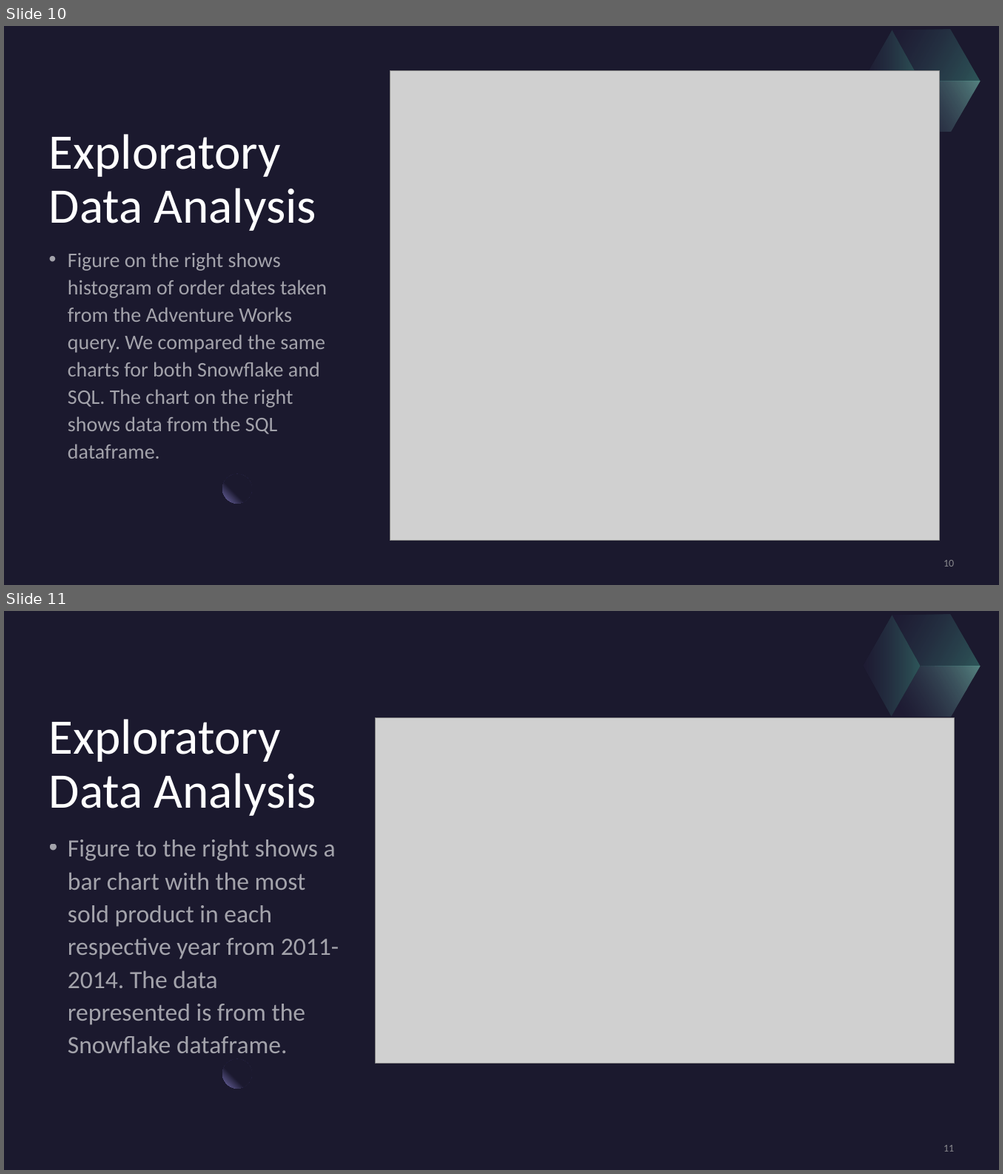
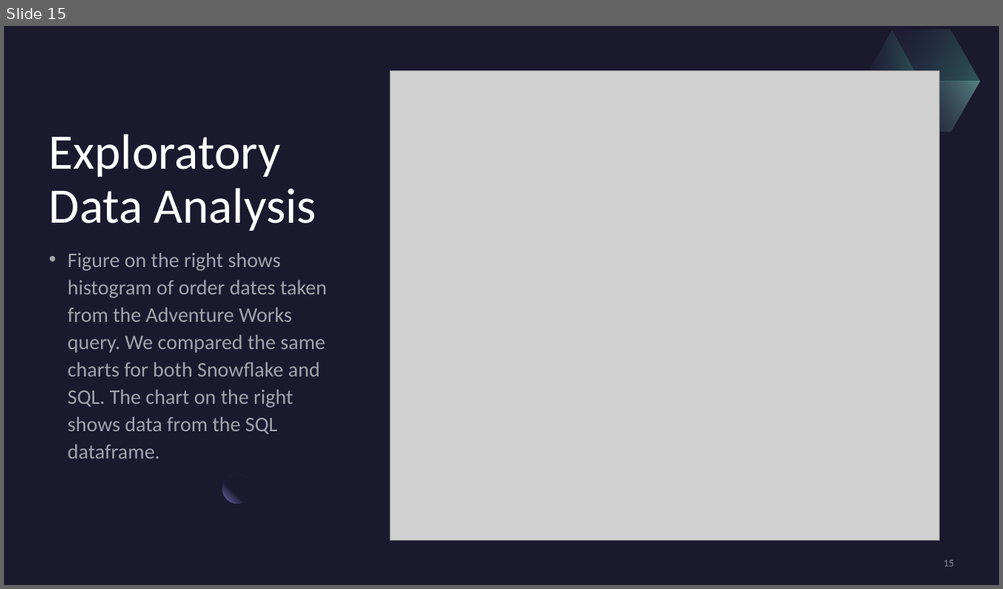
Before and after one commit to rehank1990/Capstone-3, a slide deck: Capstone 3 Datawarehouse Comparisons.pptx. Shown one above the other, each under a label of ours: slides 10 and 11 before the commit, slide 15 after it. The pictures are 1003x1174 and 1003x589 pixels, drawn with LibreOffice and Linux fonts; fonts in the diff are those of the drawing; grey boxes stand for pictures. Boxes give left, top, right and bottom in pixels: in the first picture for what was removed or moved away, otherwise in the second. Text is boxed around its words. In the diff, an @@ line names an element or a change of style, - is before the commit and + after.

```diff
--- a/Capstone 3 Datawarehouse Comparisons.pptx
+++ b/Capstone 3 Datawarehouse Comparisons.pptx
@@ slide 11 removed at (4,611,999,1170), background #1B192E @@
@@ rectangle removed at (4,611,999,1170) @@
@@ freeform shape removed at (848,615,935,717) @@
@@ freeform shape removed at (877,611,995,692) @@
@@ freeform shape removed at (891,641,980,743) @@
@@ title removed at (49,719,316,816) @@
-Exploratory Data Analysis
@@ picture removed at (375,718,954,1063) @@
@@ text removed at (68,840,338,1054) @@
-• Figure to the right shows a bar chart with the most sold product in each respective year from 2011-2014. The data represented is from the Snowflake dataframe.
@@ ellipse removed at (222,1059,252,1088) @@
@@ page number removed at (943,1145,953,1152) @@
-11
@@ what was slide 10 is now slide 15 @@
@@ page number at (943,560,953,567): text changed @@
-10
+15
```
Also in this commit, not shown: 7 slides changed, 7 slides added, 4 other slides removed.
